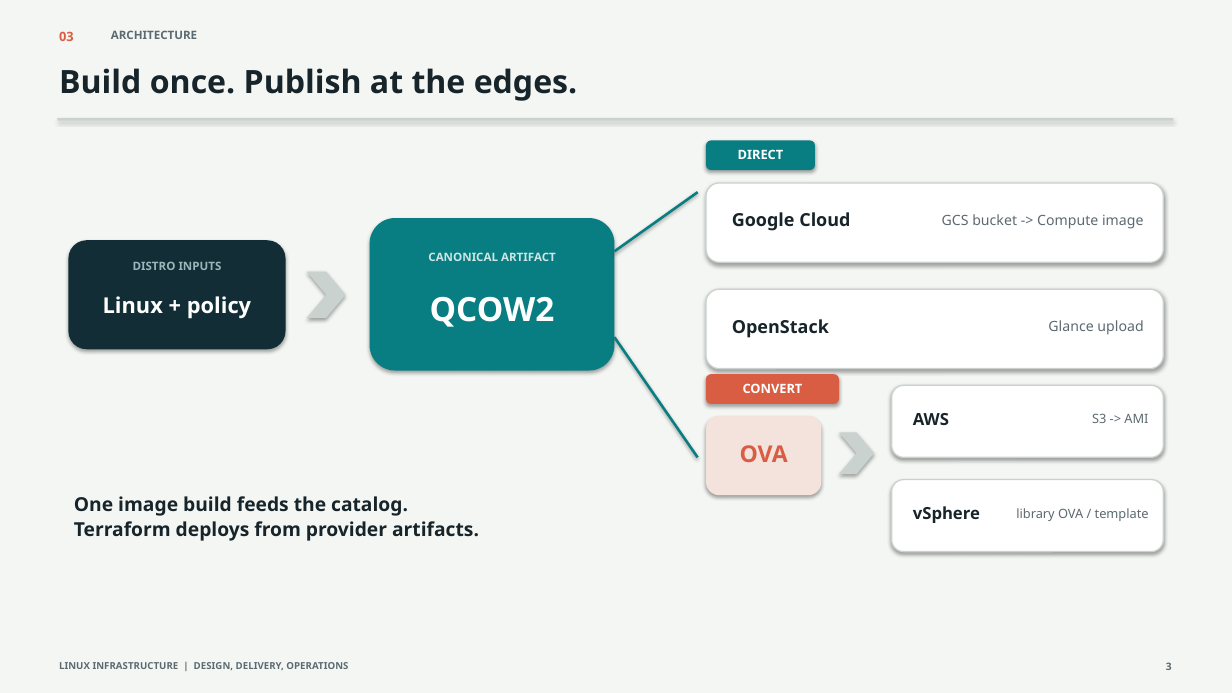
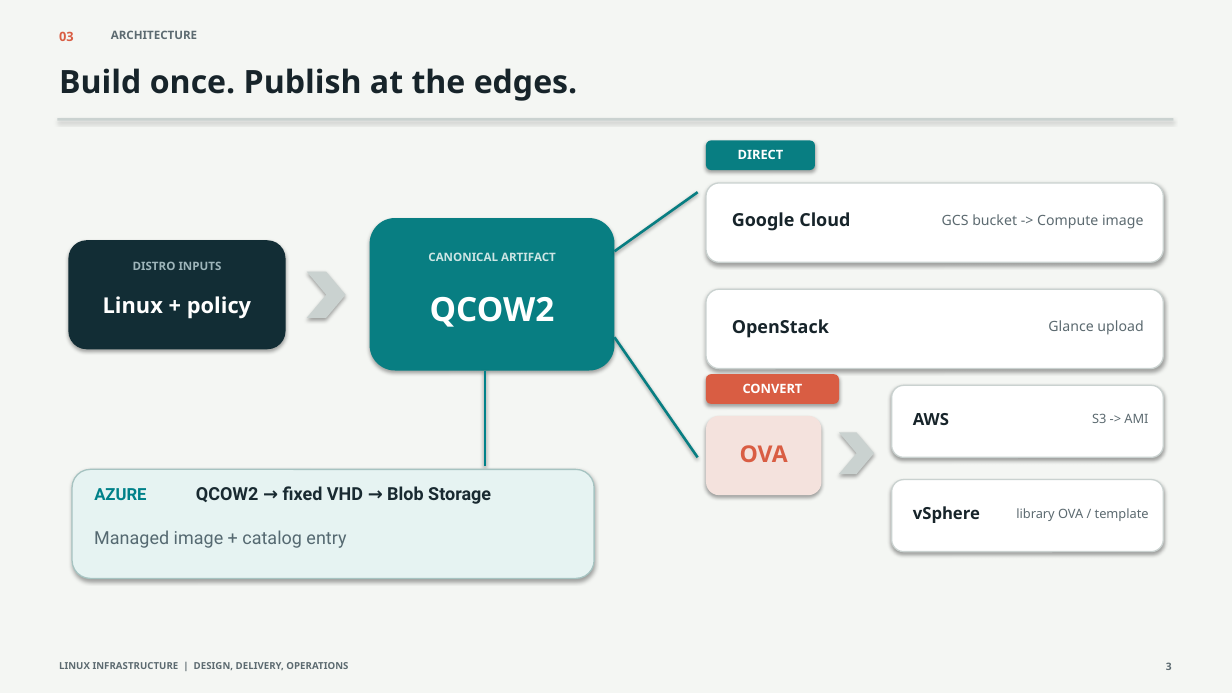
Before and after one commit to jjbailey/dib7, a slide deck: slide 3 of doc/dib7-presentation.pptx. Drawn at 1232x693 pixels with LibreOffice and Linux fonts; fonts in the diff are those of the drawing. Boxes give left, top, right and bottom in pixels: in the first picture for what was removed or moved away, otherwise in the second. Text is boxed around its words. In the diff, an @@ line names an element or a change of style, - is before the commit and + after.

Commit message:
azure initial commit

```diff
--- a/doc/dib7-presentation.pptx
+++ b/doc/dib7-presentation.pptx
@@ line added from (485, 371) to (485, 466), #008189 2 pt @@
@@ rounded rectangle added at box(72, 470, 594, 579), fill #E6F3F2, outline #A6C3C1 1 pt @@
@@ text removed at box(74, 496, 479, 541) @@
-One image build feeds the catalog.
-Terraform deploys from provider artifacts.
@@ text added at box(94, 488, 146, 500), 13 pt, text #008189, bold @@
+AZURE
@@ text added at box(196, 486, 491, 504), 14 pt, text #192A31, bold @@
+QCOW2 → fixed VHD → Blob Storage
@@ text added at box(94, 530, 346, 548), 14 pt, text #556971 @@
+Managed image + catalog entry
```
Also in this commit, not shown: 4 other slides changed, 27 other files.
